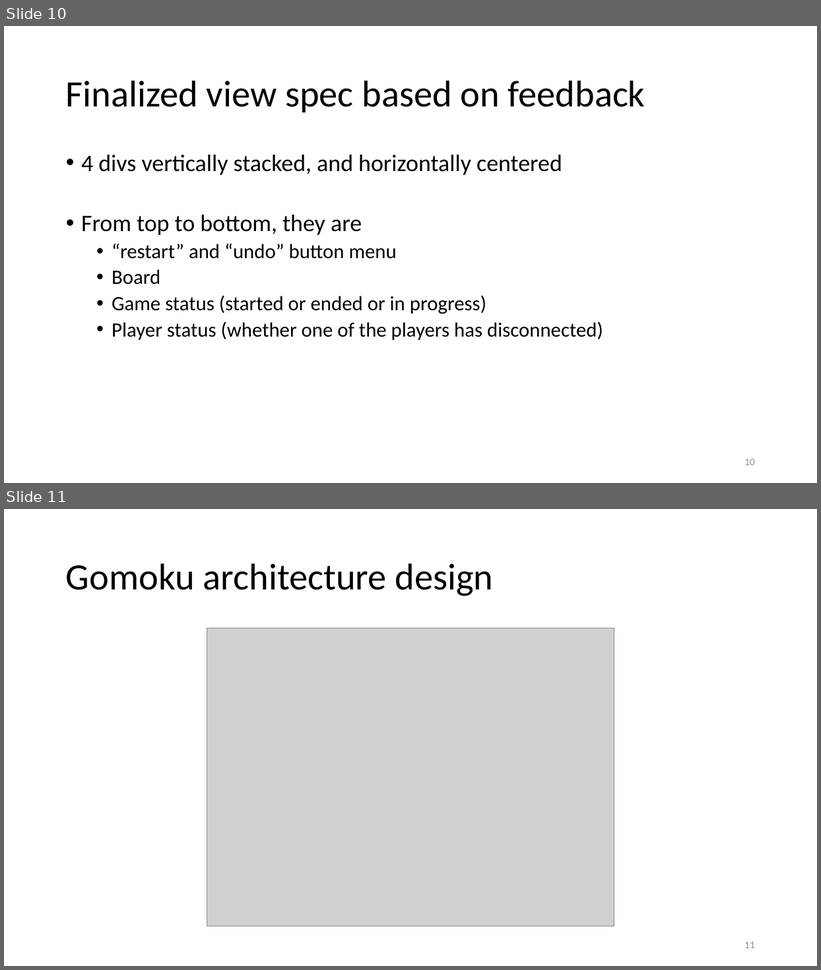
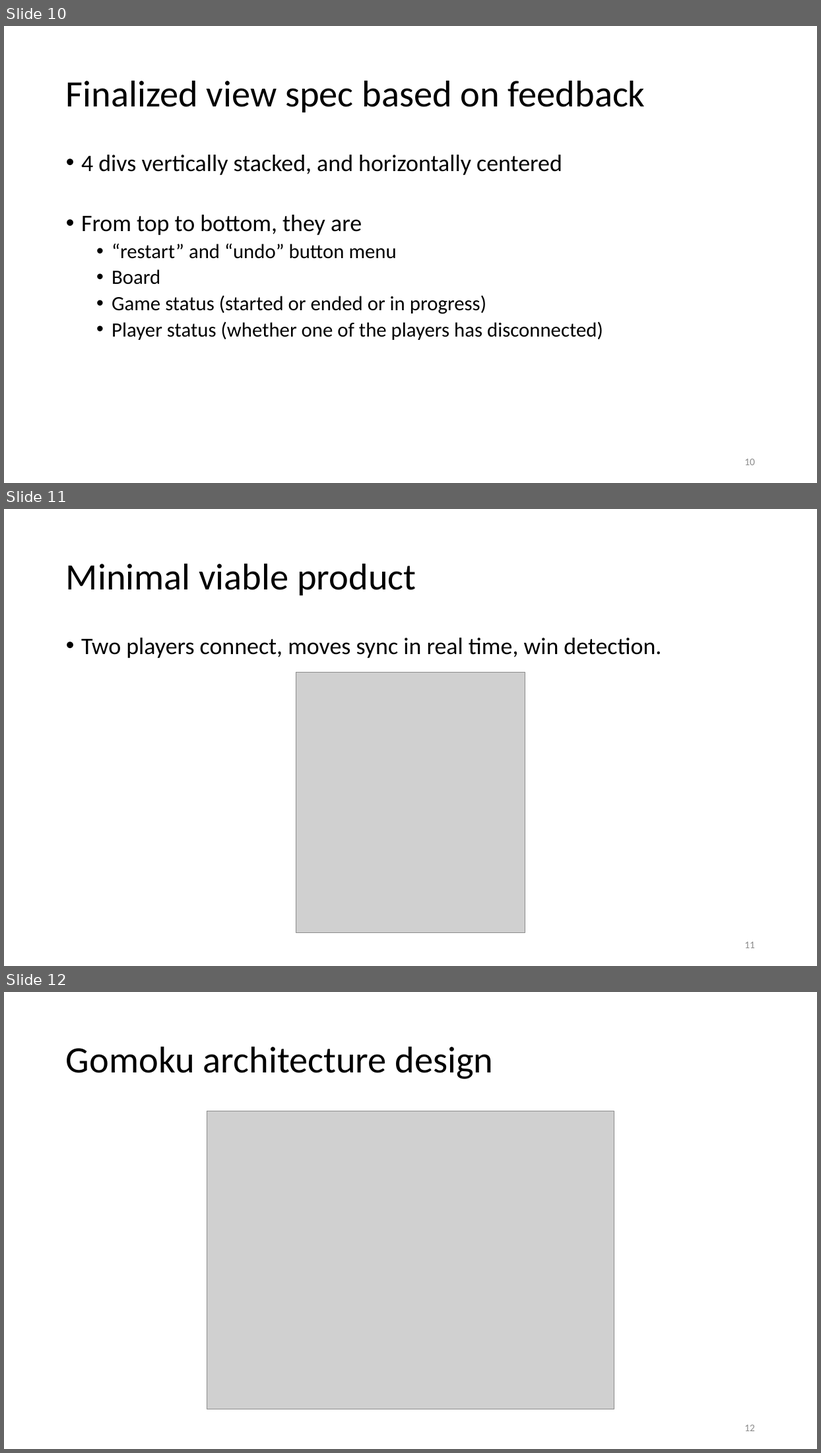
Before and after one commit to tongzhou80/cs6100, a slide deck: slides/Lecture3.pptx. Shown one above the other, each under a label of ours: slides 10 and 11 before the commit, slides 10, 11 and 12 after it. The pictures are 821x970 and 821x1453 pixels, drawn with LibreOffice and Linux fonts; fonts in the diff are those of the drawing; grey boxes stand for pictures; background and template pictures are left out. Boxes give left, top, right and bottom in pixels: in the first picture for what was removed or moved away, otherwise in the second. Text is boxed around its words. In the diff, an @@ line names an element or a change of style, - is before the commit and + after.

```diff
--- a/slides/Lecture3.pptx
+++ b/slides/Lecture3.pptx
@@ slide 11 added at (x1=4, y1=509, x2=817, y2=966), background #FFFFFF @@
@@ title added at (x1=66, y1=563, x2=416, y2=595), 44 pt, text #000000 @@
+Minimal viable product
@@ text added at (x1=81, y1=638, x2=661, y2=658), 28 pt, text #000000 @@
+• Two players connect, moves sync in real time, win detection.
@@ picture added at (x1=296, y1=673, x2=525, y2=933) @@
@@ page number added at (x1=745, y1=942, x2=755, y2=949), 12 pt, text #8C8C8C @@
+11
@@ what was slide 11 is now slide 12 @@
@@ page number at (x1=745, y1=1425, x2=755, y2=1432): text changed @@
-11
+12
```
Also in this commit, not shown: 2 other slides added, 1 other file.
